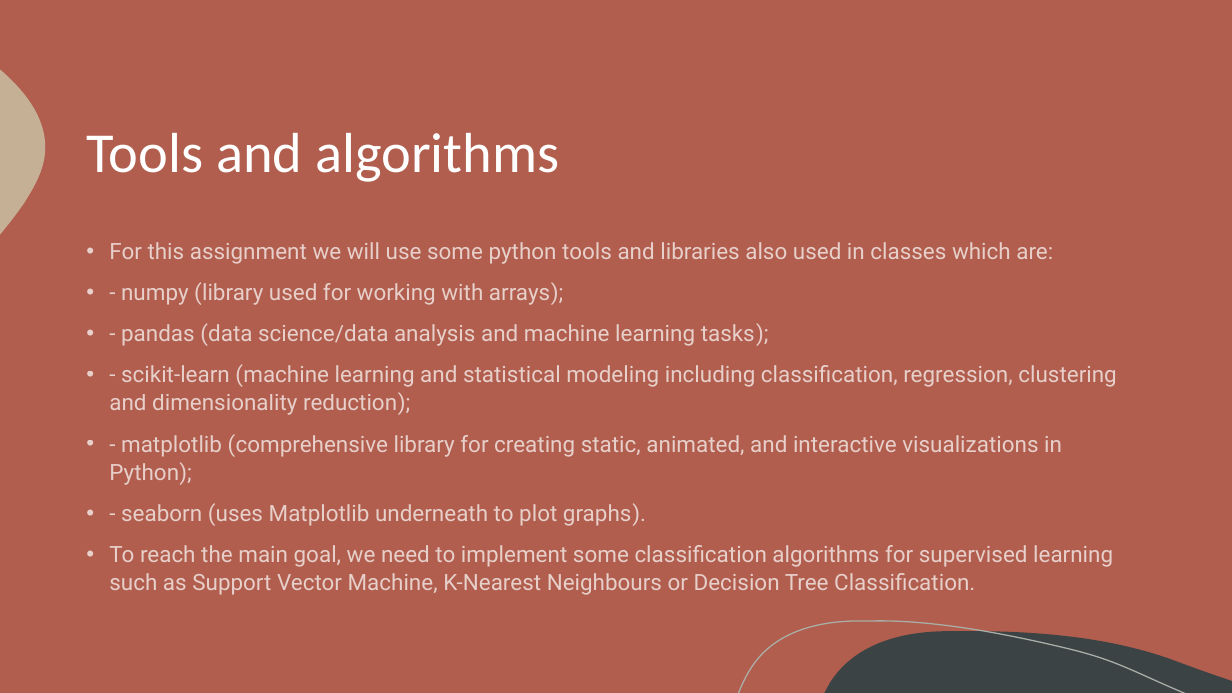
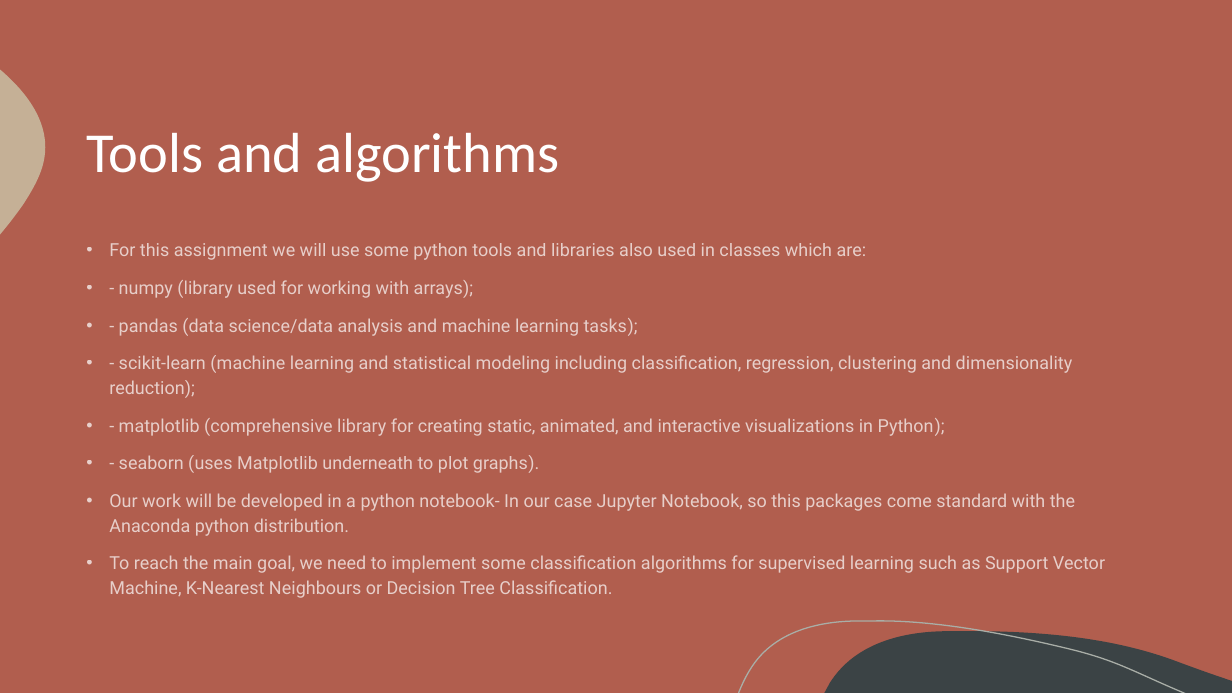
Before and after one commit to itsdomsantos/IART-2022, a slide deck: slide 4 of proj2/iart_proj2_checkpoint.pptx. Drawn at 1232x693 pixels with LibreOffice and Linux fonts; fonts in the diff are those of the drawing. Boxes give left, top, right and bottom in pixels: in the first picture for what was removed or moved away, otherwise in the second. Text is boxed around its words. In the diff, an @@ line names an element or a change of style, - is before the commit and + after.

Commit message:
Fix specification in notebook and ppt

```diff
--- a/proj2/iart_proj2_checkpoint.pptx
+++ b/proj2/iart_proj2_checkpoint.pptx
@@ text at (x1=109, y1=243, x2=1105, y2=598): size 17.5 to 14 pt in "For this assignment we will use some ...", "- numpy (library used for working with ...", "- pandas (data science/data analysis and machine ...", "- scikit-learn (machine learning and statistical modeling ..." and 3 more places; line spacing 1.05 to 1.15 @@
@@ text at (x1=109, y1=493, x2=1075, y2=536): paragraph added @@
+• Our work will be developed in a python notebook- In our case Jupyter Notebook, so this packages come standard with the Anaconda python distribution.
```
Also in this commit, not shown: 2 other slides changed, 1 other file.
